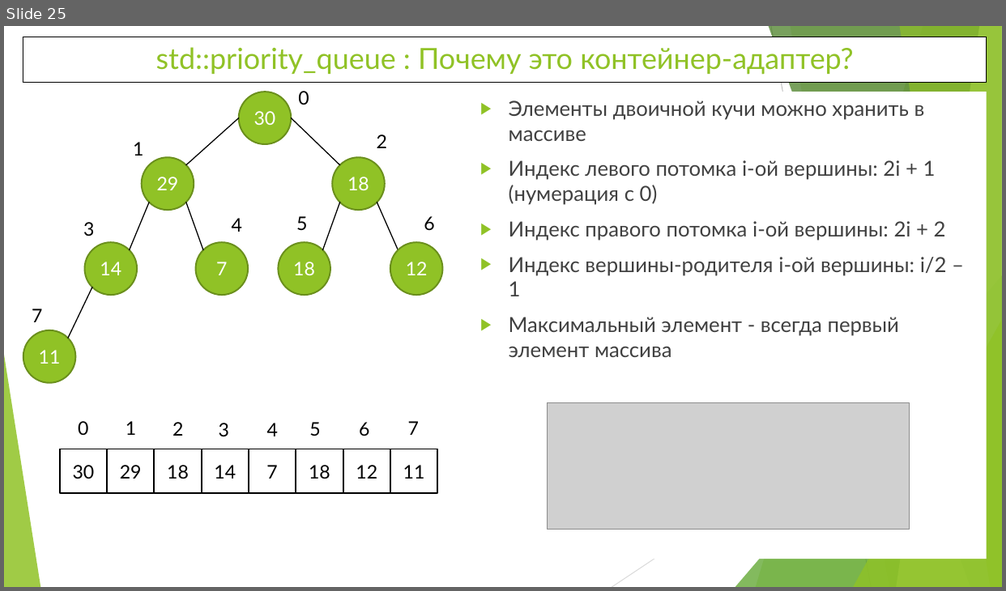
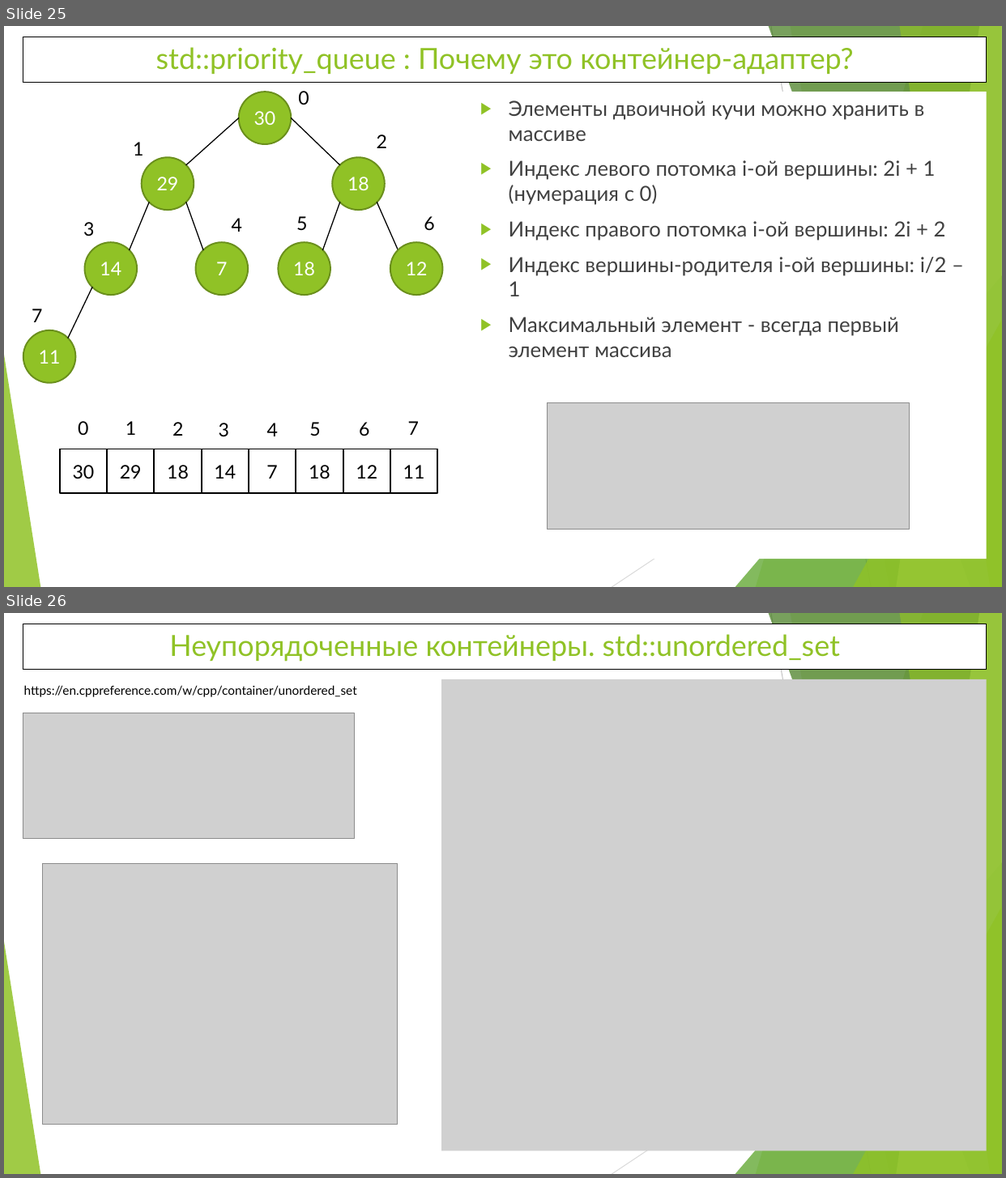
Before and after one commit to WhiteCatStudies/lectures, a slide deck: lecture1/lecture1.pptx. Shown one above the other, each under a label of ours: slide 25 before the commit, slides 25 and 26 after it. The pictures are 1006x591 and 1006x1178 pixels, drawn with LibreOffice and Linux fonts; fonts in the diff are those of the drawing; grey boxes stand for pictures. Boxes give left, top, right and bottom in pixels: in the first picture for what was removed or moved away, otherwise in the second. Text is boxed around its words. In the diff, an @@ line names an element or a change of style, - is before the commit and + after.

```diff
--- a/lecture1/lecture1.pptx
+++ b/lecture1/lecture1.pptx
@@ slide 26 added at box(4, 613, 1002, 1174), background #FFFFFF; not listed: 10 template elements that a slide beside it also shows @@
@@ rectangle added at box(23, 624, 987, 669), fill #FFFFFF, outline #000000 0.75 pt, 28 pt, text #90C226 @@
+Неупорядоченные контейнеры. std::unordered_set
@@ text added at box(24, 685, 357, 697), 12 pt, text #000000 @@
+https://en.cppreference.com/w/cpp/container/unordered_set
@@ picture added at box(441, 679, 987, 1152) @@
@@ picture added at box(23, 713, 355, 839) @@
@@ picture added at box(43, 864, 398, 1125) @@
```
Also in this commit, not shown: 1 other slide added, 4 slides removed, 2 other files.
